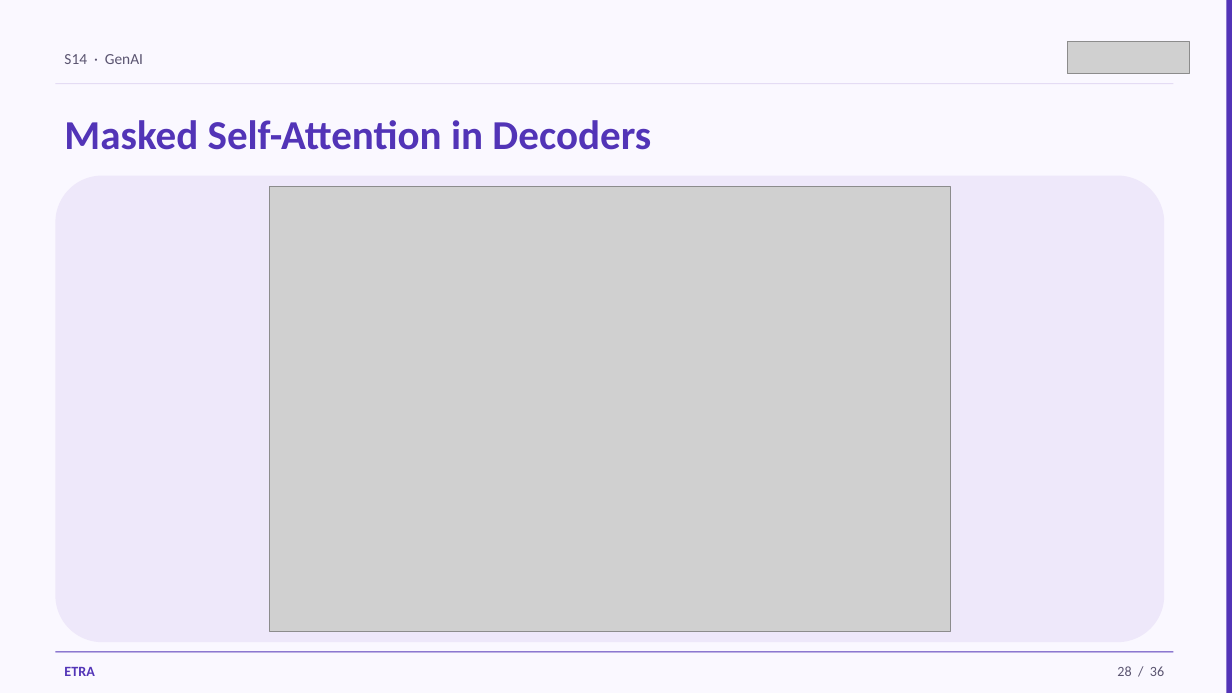
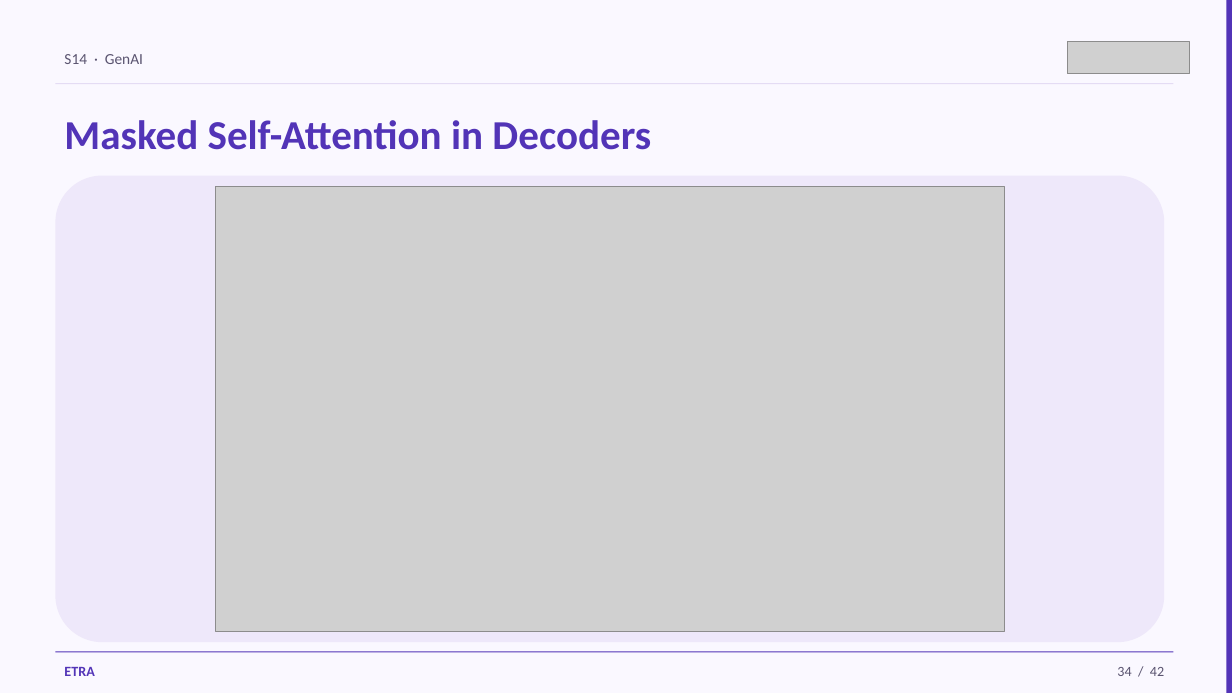
Before and after one commit to iksasa15/AI-ML, a slide deck: slide 34 of web-presentation/pdf-exports/Week4-Session1-GenAI.pptx (slide 28 before the commit). Drawn at 1232x693 pixels with LibreOffice and Linux fonts; fonts in the diff are those of the drawing; grey boxes stand for pictures. Boxes give left, top, right and bottom in pixels: in the first picture for what was removed or moved away, otherwise in the second. Text is boxed around its words. In the diff, an @@ line names an element or a change of style, - is before the commit and + after.

```diff
--- a/web-presentation/pdf-exports/Week4-Session1-GenAI.pptx
+++ b/web-presentation/pdf-exports/Week4-Session1-GenAI.pptx
@@ picture: place and size @@
-picture at [270,187,950,631]
+picture at [215,187,1004,631]
@@ text at [1117,667,1164,676]: text changed @@
-28 / 36
+34 / 42
```
Also in this commit, not shown: 34 other slides changed, 6 slides added, 11 other files.
